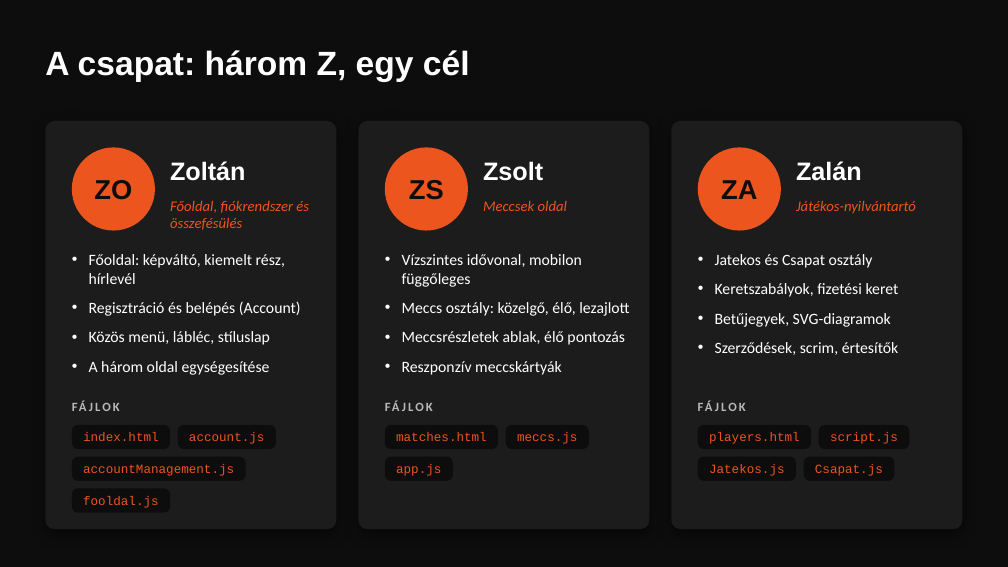
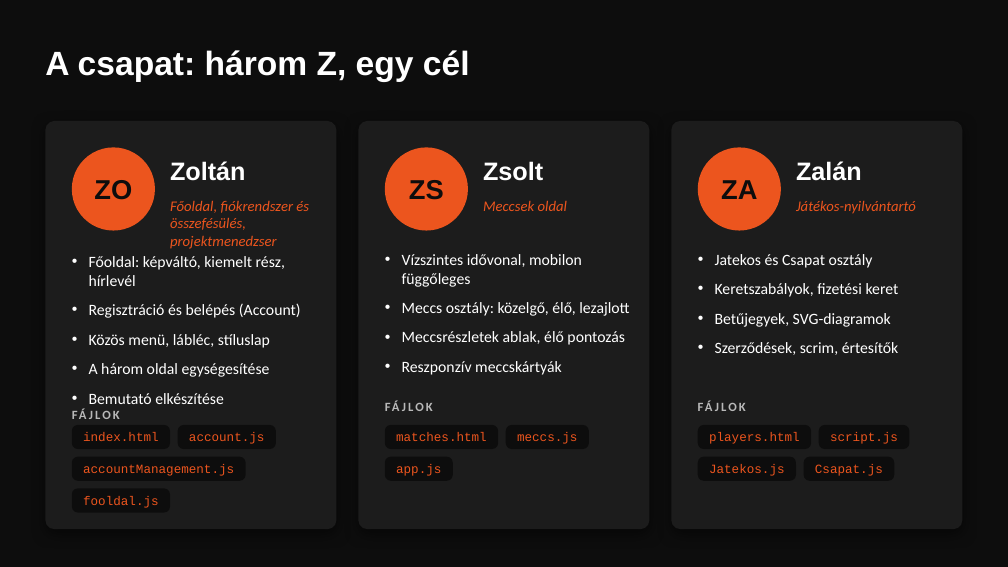
Before and after one commit to WZalanbanki/E-Sport-Csapat-s-J-t-kos-Nyilv-ntart-, a slide deck: slide 4 of Statify_bemutato.pptx. Drawn at 1008x567 pixels with LibreOffice and Linux fonts; fonts in the diff are those of the drawing. Boxes give left, top, right and bottom in pixels: in the first picture for what was removed or moved away, otherwise in the second. Text is boxed around its words. In the diff, an @@ line names an element or a change of style, - is before the commit and + after.

```diff
--- a/Statify_bemutato.pptx
+++ b/Statify_bemutato.pptx
@@ text at box(170, 200, 309, 249): text changed @@
-Főoldal, fiókrendszer és összefésülés
+Főoldal, fiókrendszer és összefésülés, projektmenedzser
@@ text "FÁJLOK": place and size @@
-text "FÁJLOK" at box(72, 399, 299, 422)
+text "FÁJLOK" at box(72, 408, 299, 430)
@@ text at box(89, 393, 224, 404): paragraph added @@
+• Bemutató elkészítése
```
